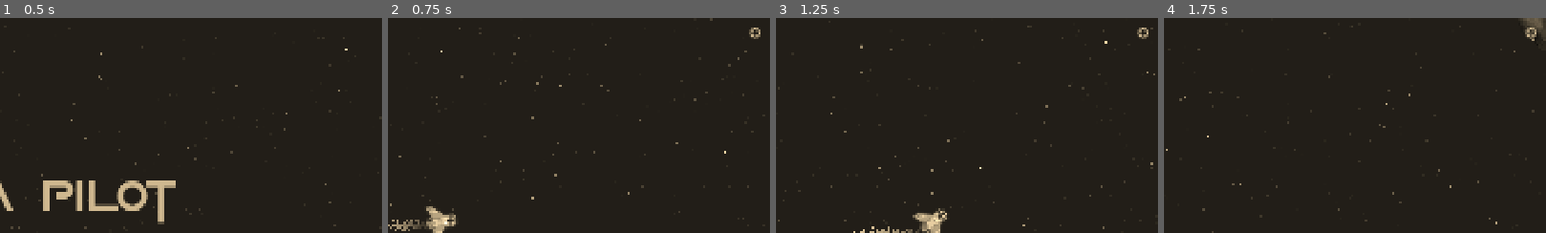
Above: before the commit, frames 1-4 (left to right).
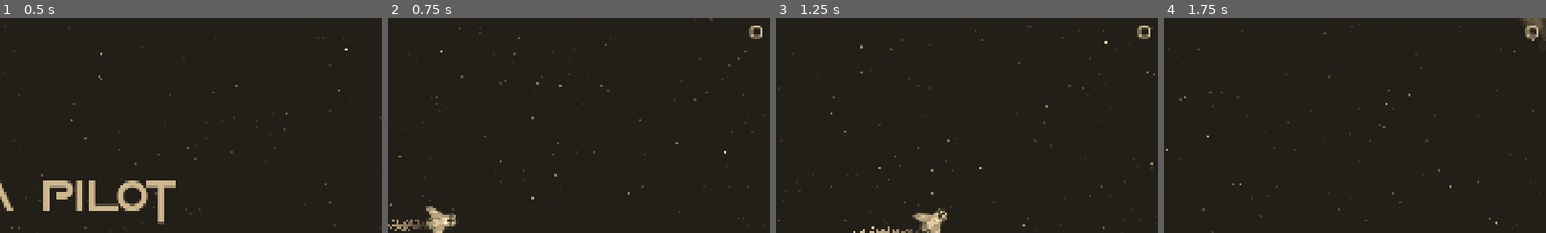
Above: after the commit, the same moments.

Repository: RafaelUnltd/astra-pilot
Game: Godot game, scene res://scenes/levels/menu.tscn
Same seed, same stepped clock (60 frames per second), same inputs: the game is played once before the commit and once after it.
Inputs (mouse positions are % of the whole screen's width and height, from its top left):
- Up to frame 1 (0.5 s): no input
- Up to frame 2 (0.75 s): tap Enter at 0.5 s; move the mouse to (72, 45) at 0.52 s; hold D (move_right) from 0.53 s (still down); hold Shift (boost) from 0.53 s (still down)
- Up to frame 3 (1.25 s): keep holding D (move_right); keep holding Shift (boost); click (72, 45) at 0.8 s
- Up to frame 4 (1.75 s): move the mouse to (30, 55) at 1.27 s; release D (move_right) at 1.28 s; release Shift (boost) at 1.28 s; hold S (move_down) from 1.28 s (still down); click (30, 55) at 1.35 s; tap Shift (boost) at 1.55 s
The pictures show only the part of the screen within x 49-99%, y 3-53%; the shares and areas given below are measured in that part.

Frame 1 is identical in both runs. In frame 2, 0.1% of the frame differs, in the area x 94-98%, y 3-10%; in frame 3, 0.1%; in frame 4, 0.1%.

Commit message:
Correção de bugs e melhorias no código

Diff:
--- a/scenes/ui/hud.tscn
+++ b/scenes/ui/hud.tscn
@@ -1,6 +1,7 @@
-[gd_scene load_steps=5 format=3 uid="uid://c0jdcar1thce4"]
+[gd_scene load_steps=6 format=3 uid="uid://c0jdcar1thce4"]
 
 [ext_resource type="Script" uid="uid://bmmcxg8uph8va" path="res://src/hud.gd" id="1_ahhtf"]
+[ext_resource type="FontFile" uid="uid://bmeadoefgb8ia" path="res://assets/fonts/conthrax.otf" id="2_bo48s"]
 [ext_resource type="FontFile" uid="uid://bxsea4y0kktqa" path="res://assets/fonts/squid_game.ttf" id="2_oo0fn"]
 
 [sub_resource type="StyleBoxFlat" id="StyleBoxFlat_ahhtf"]
@@ -40,7 +41,7 @@
 offset_bottom = 91.0
 grow_horizontal = 0
 theme_override_colors/font_color = Color(0.6, 0.6, 0.6, 1)
-theme_override_fonts/font = ExtResource("2_oo0fn")
+theme_override_fonts/font = ExtResource("2_bo48s")
 theme_override_font_sizes/font_size = 40
 text = "0"
 
--- a/src/main.gd
+++ b/src/main.gd
@@ -13,7 +13,7 @@
 	$AsteroidSpawnTimer.start()
 
 func _on_asteroid_spawn_timeout() -> void:
-	# Gets a random location aroun the path
+	# Gets a random location around the path
 	var spawn_location = $AsteroidPath/AsteroidSpawnLocation
 	spawn_location.progress_ratio = randf()
 
--- a/src/player.gd
+++ b/src/player.gd
@@ -15,6 +15,7 @@
 
 var health: float = MAX_HEALTH
 var score: float = 0.0
+var is_dead: bool = false
 
 func _ready() -> void:
 	hide()
@@ -55,13 +56,14 @@
 	return
 
 func _update_thruster_particles():
-	if Input.is_action_pressed("boost"):
+	if Input.is_action_pressed("boost") && !is_dead:
 		$ThrusterParticles.lifetime = BOOSTED_THRUSTER_LIFETIME
 		return
 	$ThrusterParticles.lifetime = DEFAULT_THRUSTER_LIFETIME
 
 func _fire_if_requested():
-	if !Input.is_action_just_pressed("fire"): return
+
+	if !Input.is_action_just_pressed("fire") || is_dead: return
 
 	var projectile = projectile_scene.instantiate()
 	var offset = global_transform.basis_xform(Vector2.RIGHT) * SCALAR_PROJECTILE_OFFSET_X
@@ -82,6 +84,7 @@
 	$HitSound.play()
 	if health == 0:
 		# Play explosion particles
+		is_dead = true
 		$ThrusterSound.stop()
 		died.emit()
 		hide()
@@ -91,7 +94,7 @@
 	score_updated.emit(score)
 
 func _on_body_entered(body: Node2D) -> void:
-	if health <= 0: return
+	if is_dead: return
 	if body.is_in_group("asteroids") && body.has_method("get_damage"):
 		take_damage(body.get_damage())
 		body.call("queue_free")
Not shown, added: export_presets.cfg
